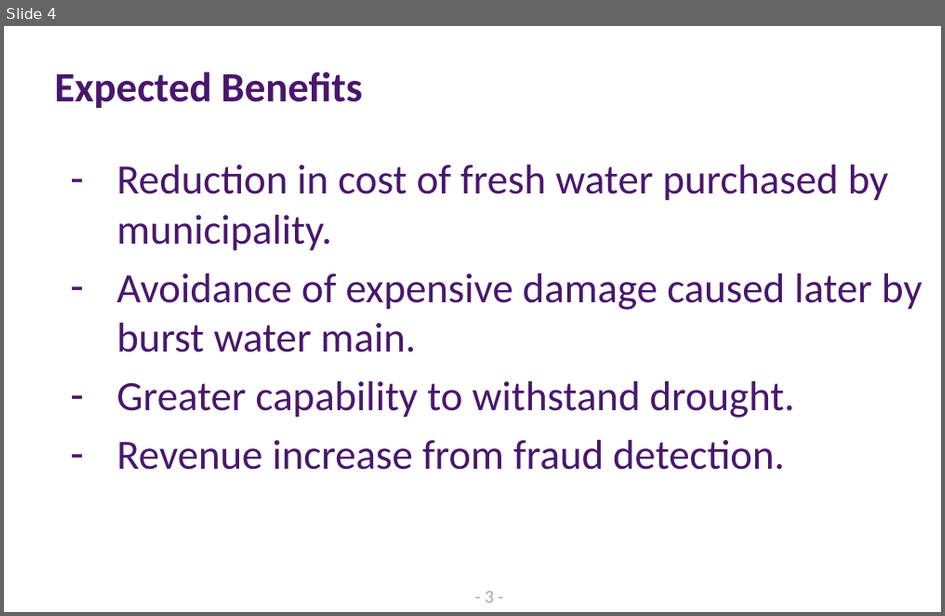
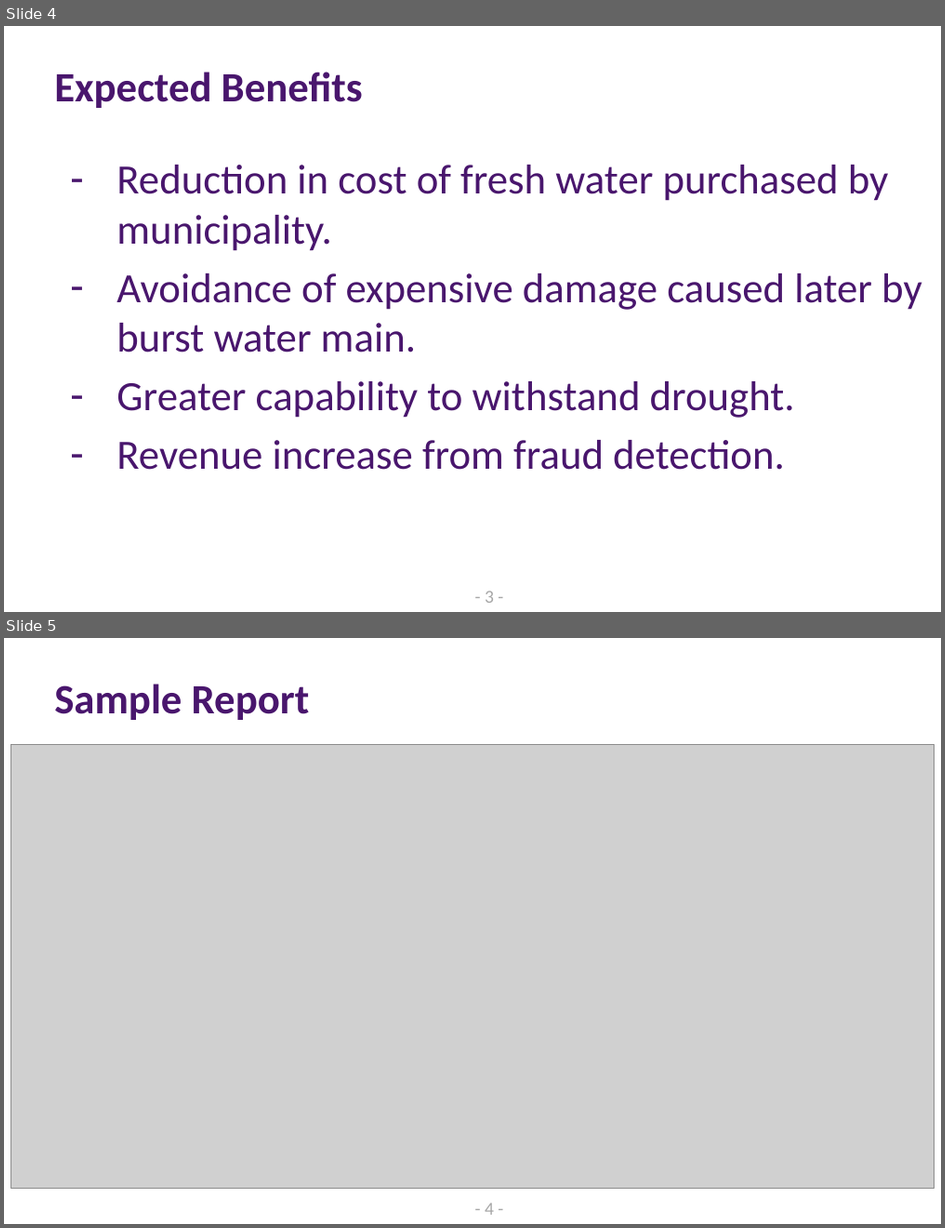
Before and after one commit to sshearer/Leaks, a slide deck: AquaSol.pptx. Shown one above the other, each under a label of ours: slide 4 before the commit, slides 4 and 5 after it. The pictures are 945x616 and 945x1228 pixels, drawn with LibreOffice and Linux fonts; fonts in the diff are those of the drawing; grey boxes stand for pictures. Boxes give left, top, right and bottom in pixels: in the first picture for what was removed or moved away, otherwise in the second. Text is boxed around its words. In the diff, an @@ line names an element or a change of style, - is before the commit and + after.

```diff
--- a/AquaSol.pptx
+++ b/AquaSol.pptx
@@ slide 5 added at box(4, 638, 941, 1224), background #FFFFFF @@
@@ title added at box(54, 684, 310, 720), 32 pt, text #49166D, bold @@
+Sample Report
@@ picture added at box(11, 744, 934, 1188) @@
@@ page number added at box(485, 1203, 494, 1215), 14 pt, text #A6A6A6 @@
+- 4 -
```
Also in this commit, not shown: 1 other file.
